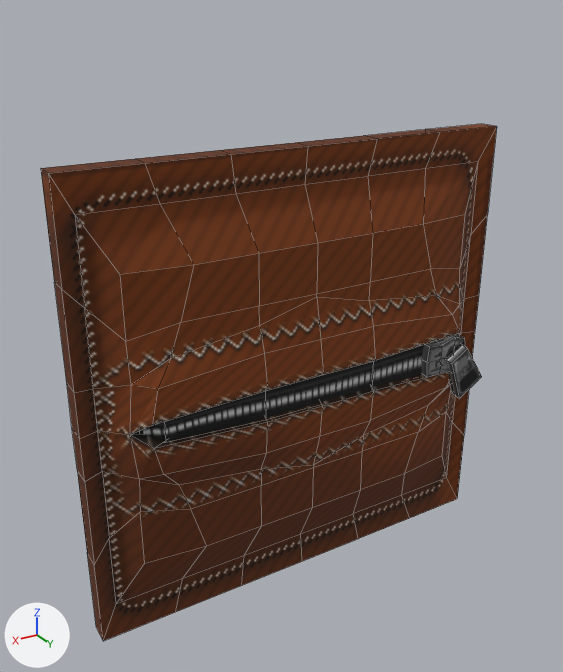
The OBJ model Assets/Model/zipper/zipper.obj as it was, and as the next commit left it.
One viewpoint serves both versions: a camera (50 mm lens) standing at (1.66, 2.51, 1.14) and looking at (0.15, 0.01, -0.12). Arrows for +X, +Y and +Z are at lower left; the lights stay in place. Mesh edges are drawn as thin lines. Where no turn or scale is listed for an object, it has been applied to the vertices.

The scene before the commit, as lines of its bpy script (objects in view):
```python
me_zipper = bpy.data.meshes.new('zipper')
me_zipper.from_pydata(...)  # 215 vertices, 207 faces; spans x -1.0..1.0, y -0.14..0.14, z -1.36..0.62
# faces by material slot: [174, 5, 22, 6]
me_zipper.materials.append(mat_skin)  # picture img_skin_png
me_zipper.materials.append(mat_fermeture)  # picture img_zip_png
me_zipper.materials.append(mat_ferm)  # picture img_ferm_png
me_zipper.materials.append(mat_ture)  # picture img_ture_png
ob_zipper = bpy.data.objects.new('zipper', me_zipper)
ob_zipper.location = (0.0, 0.0, 0.0)
```
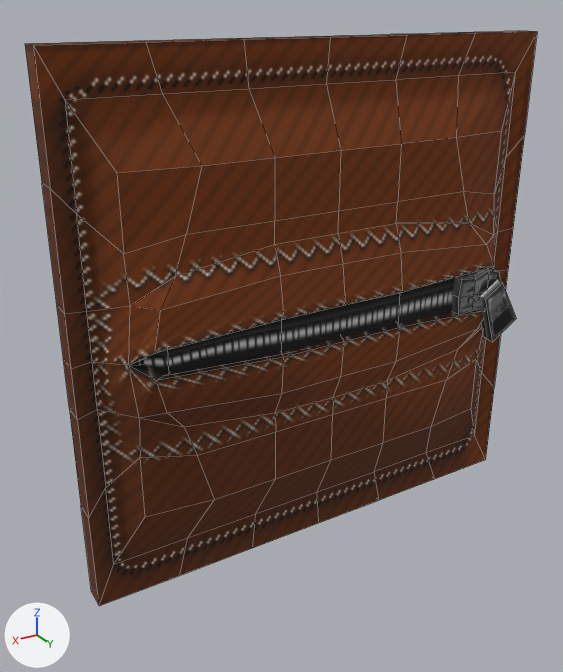
Edits to the bpy script that builds the scene:
```text
Change me_zipper:
    used by ob_zipper; location = (0.0, 0.0, 0.0)
    remove me_zipper.from_pydata(...)  # 215 vertices, 207 faces; spans x -1.0..1.0, y -0.14..0.14, z -1.36..0.62
    add me_zipper.from_pydata(...)  # 215 vertices, 207 faces; spans x -0.95..1.05, y 0.07..0.36, z -0.98..1.02
    me_zipper part 1: the loose piece of 12 vertices spanning x -0.77..0.79, y 0.02..0.08, z -0.46..-0.29 is moved by (0.05, 0.21, 0.39)
    me_zipper part 2: the loose piece of 24 vertices spanning x -0.79..-0.55, y 0.03..0.11, z -0.46..-0.27 is moved by (0.05, 0.21, 0.39)
    me_zipper part 3: the loose piece of 8 vertices spanning x -0.93..-0.67, y 0.04..0.14, z -0.62..-0.32 is moved by (0.05, 0.21, 0.39)
    me_zipper part 4: the 1 vertex in x 0.0, y 0.03, z 0.03 is moved by (0.05, 0.21, 0.32)
    me_zipper part 5: all 28 vertices in x -1.0..1.0, y -0.14..0.03, z -1.36..-0.99 are moved by (0.05, 0.21, 0.38)
    me_zipper part 6: 102 of the vertices in x -1.0..1.0, y -0.14..0.09, z -0.96..0.05 are moved by (0.05, 0.21, 0.39)
    me_zipper part 7: all 39 vertices in x -1.0..1.0, y -0.14..0.03, z 0.13..0.62 are moved by (0.05, 0.21, 0.4)
    me_zipper part 8: the 1 vertex in x 0.0, y 0.03, z -0.77 is moved by (0.05, 0.21, 0.45)
```

What differs and where, as boxes [x1, y1, x2, y2] in the pictures (563 x 672 px; the box of a moved part takes in the faces that stretch with it):
'zipper', reshaped (12% wider, 11% taller): before [41, 124, 497, 641]; after [25, 31, 537, 606]
part 1 of me_zipper, moved or reshaped: before [143, 340, 438, 442]; after [144, 273, 471, 374]
part 2 of me_zipper, moved or reshaped: before [421, 335, 466, 377]; after [452, 268, 500, 315]
part 3 of me_zipper, moved or reshaped: before [446, 344, 482, 399]; after [479, 279, 516, 342]
part 4 of me_zipper, moved or reshaped: before [259, 282, 373, 353]; after [275, 202, 401, 276]
part 5 of me_zipper, moved or reshaped: before [87, 412, 464, 641]; after [81, 359, 494, 606]
part 6 of me_zipper, moved or reshaped: before [67, 269, 479, 565]; after [57, 192, 513, 517]
part 7 of me_zipper, moved or reshaped: before [41, 124, 497, 393]; after [25, 31, 537, 314]
part 8 of me_zipper, moved or reshaped: before [261, 420, 370, 485]; after [275, 362, 396, 431]
